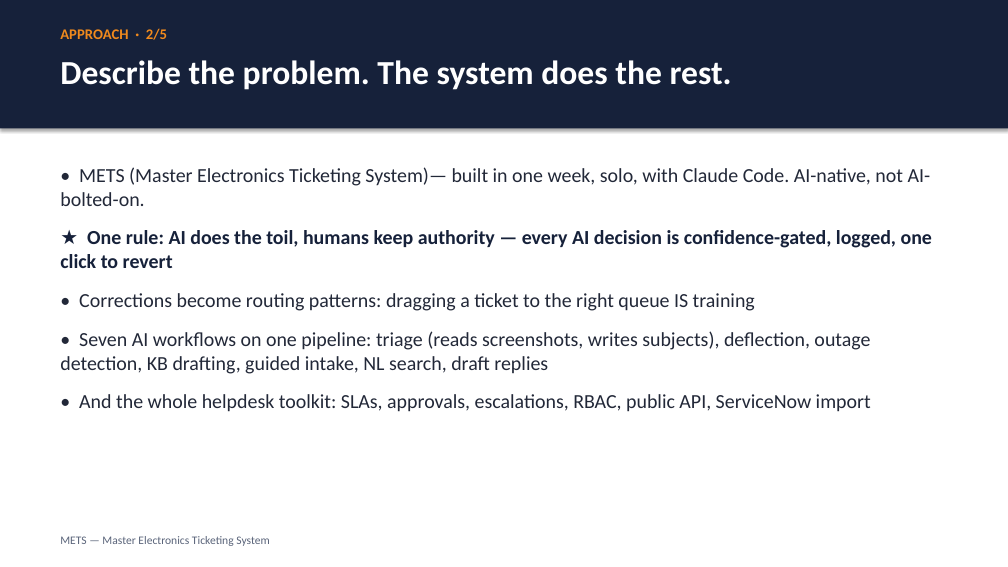
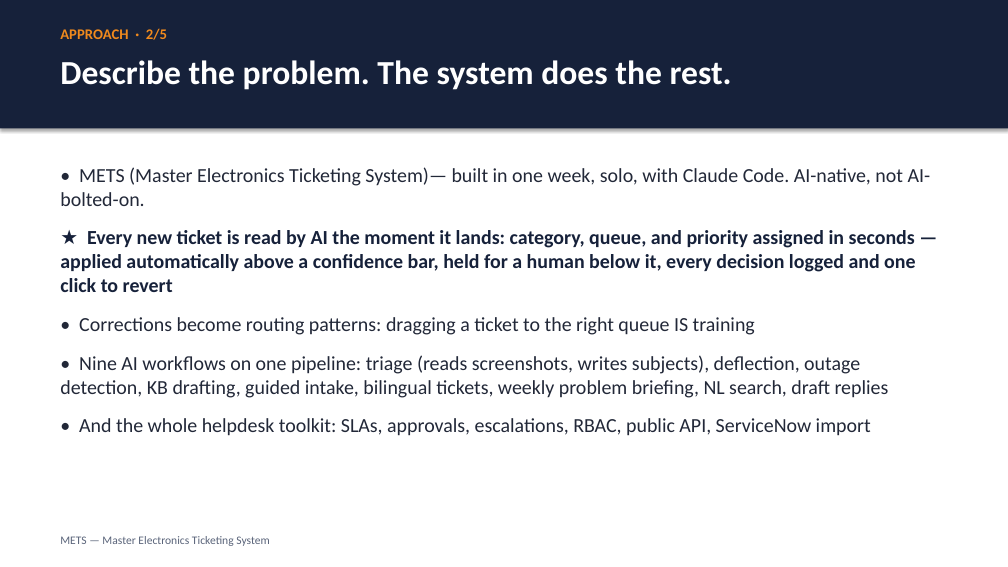
Before and after one commit to justin-rh/mets, a slide deck: slide 2 of docs/DECK.pptx. Drawn at 1008x567 pixels with LibreOffice and Linux fonts; fonts in the diff are those of the drawing. Boxes give left, top, right and bottom in pixels: in the first picture for what was removed or moved away, otherwise in the second. Text is boxed around its words. In the diff, an @@ line names an element or a change of style, - is before the commit and + after.

```diff
--- a/docs/DECK.pptx
+++ b/docs/DECK.pptx
@@ text at (60,230,915,292): text changed @@
-★ One rule: AI does the toil, humans keep authority — every AI decision is confidence-gated, logged, one click to revert
+★ Every new ticket is read by AI the moment it lands: category, queue, and priority assigned in seconds — applied automatically above a confidence bar, held for a human below it, every decision logged and one click to revert
@@ text at (60,355,889,398): text changed @@
-• Seven AI workflows on one pipeline: triage (reads screenshots, writes subjects), deflection, outage detection, KB drafting, guided intake, NL search, draft replies
+• Nine AI workflows on one pipeline: triage (reads screenshots, writes subjects), deflection, outage detection, KB drafting, guided intake, bilingual tickets, weekly problem briefing, NL search, draft replies
```
Also in this commit, not shown: 3 other slides changed, 1 other file.
